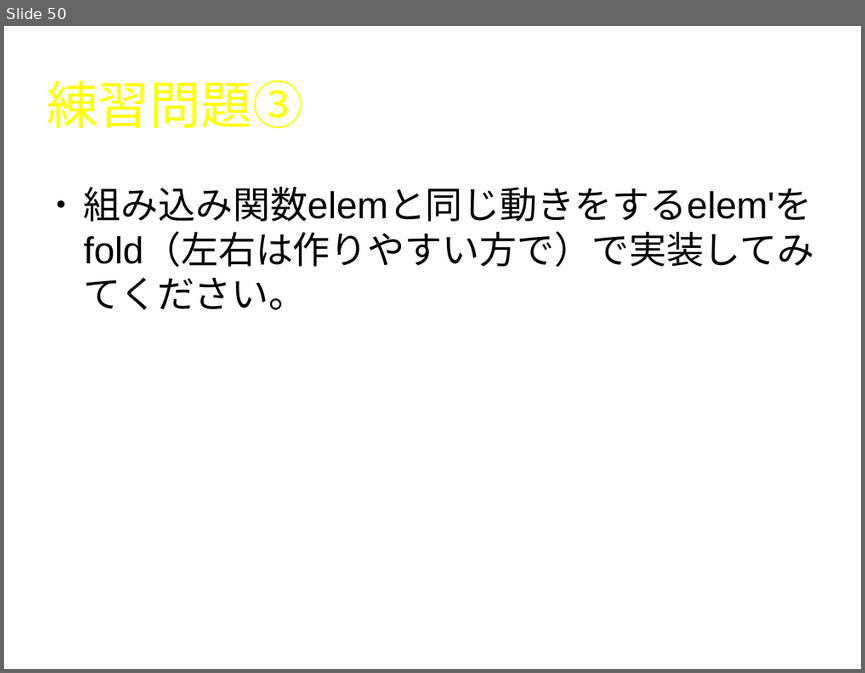
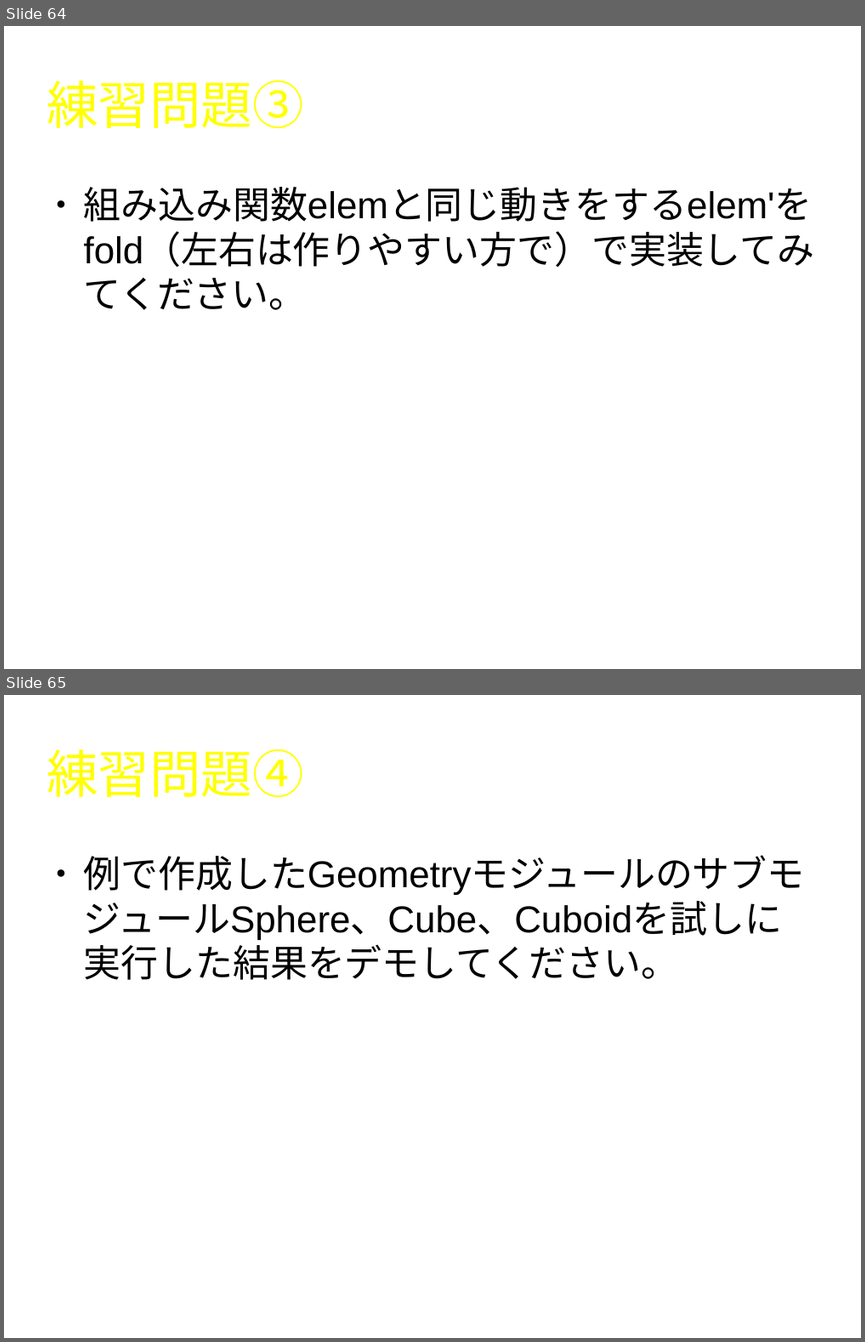
Before and after one commit to naruoga/LYaHfGGreadingMIS, a slide deck: 201312-2/LYaHfGG4.odp. Shown one above the other, each under a label of ours: slide 50 before the commit, slides 64 and 65 after it. The pictures are 865x673 and 865x1342 pixels, drawn with LibreOffice and Linux fonts; fonts in the diff are those of the drawing; background and template pictures are left out. Boxes give left, top, right and bottom in pixels: in the first picture for what was removed or moved away, otherwise in the second. Text is boxed around its words. In the diff, an @@ line names an element or a change of style, - is before the commit and + after.

Commit message:
201312-2 - ready to presentation

```diff
--- a/201312-2/LYaHfGG4.odp
+++ b/201312-2/LYaHfGG4.odp
@@ slide 65 added at (x1=4, y1=695, x2=861, y2=1338), background #FFFFFF @@
@@ title added at (x1=46, y1=749, x2=303, y2=798), 47.6 pt, text #FFFF00 @@
+練習問題④
@@ text added at (x1=84, y1=855, x2=805, y2=980), 34.6 pt, text #000000 @@
+● 例で作成したGeometryモジュールのサブモジュールSphere、Cube、Cuboidを試しに実行した結果をデモしてください。
@@ what was slide 50 is now slide 64 @@
```
Also in this commit, not shown: 1 slide changed, 14 other slides added, 9 other files.
